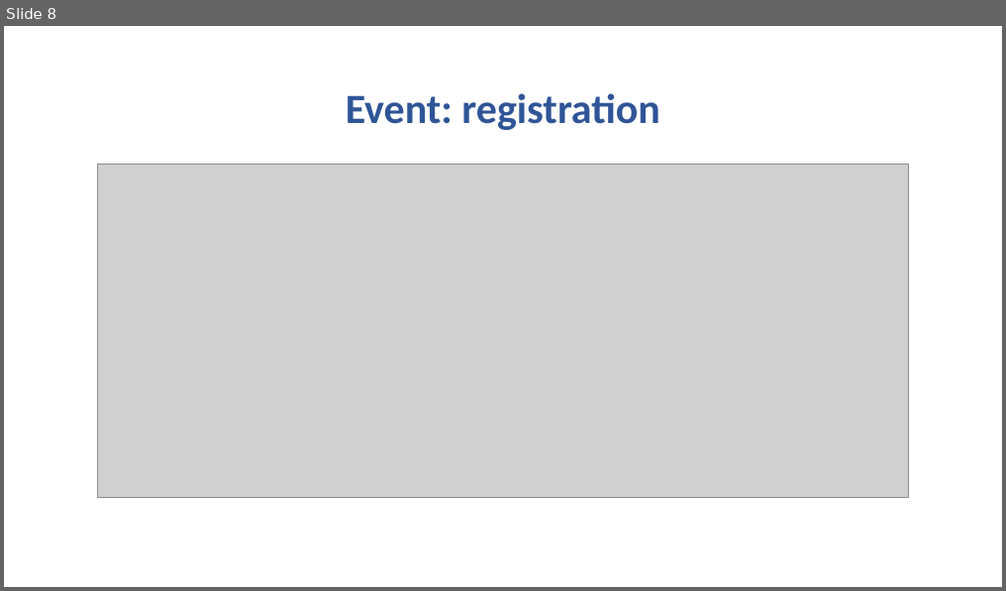
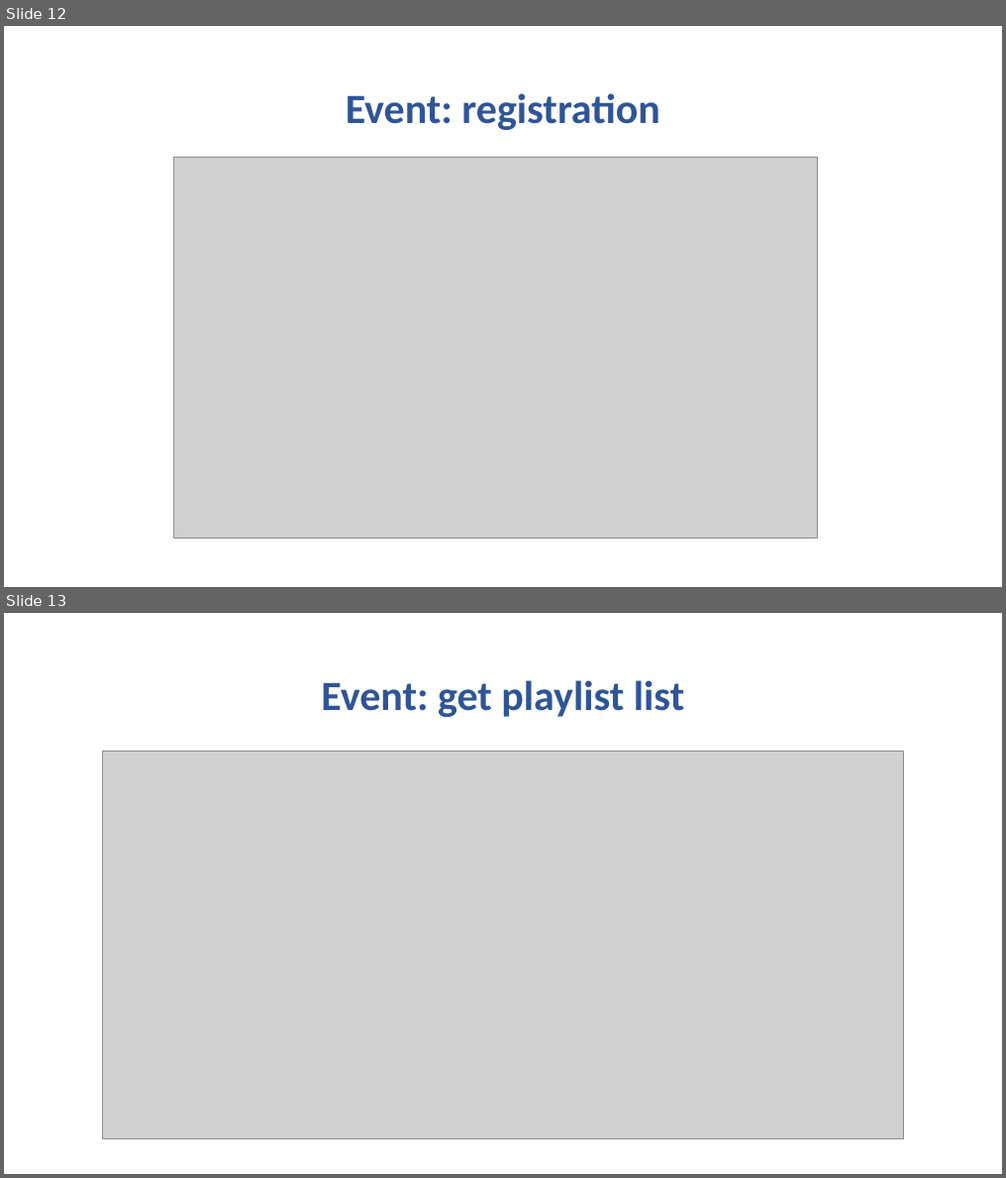
Before and after one commit to matteoNunz/ProgettoTIW_2, a slide deck: PlayList musicale - presentation.pptx. Shown one above the other, each under a label of ours: slide 8 before the commit, slides 12 and 13 after it. The pictures are 1006x591 and 1006x1178 pixels, drawn with LibreOffice and Linux fonts; fonts in the diff are those of the drawing; grey boxes stand for pictures. Boxes give left, top, right and bottom in pixels: in the first picture for what was removed or moved away, otherwise in the second. Text is boxed around its words. In the diff, an @@ line names an element or a change of style, - is before the commit and + after.

```diff
--- a/PlayList musicale - presentation.pptx
+++ b/PlayList musicale - presentation.pptx
@@ slide 13 added at (4, 613, 1002, 1174), background #FFFFFF @@
@@ title added at (321, 680, 684, 717), 40 pt, text #2F5597, bold @@
+Event: get playlist list
@@ picture added at (103, 752, 903, 1140) @@
@@ what was slide 8 is now slide 12 @@
@@ slide 12 changed as well @@
@@ picture: place and size @@
-picture at (97, 165, 908, 497)
+picture at (174, 157, 818, 538)
```
Also in this commit, not shown: 12 other slides changed, 7 other slides added, 4 slides removed.
